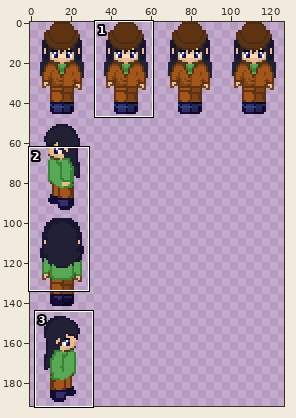
Pixel-art file, stored at assets/main/spritesheet ikon.ase. Above, an overview of the earlier version with the close-up marked.
Close-up. As it was:
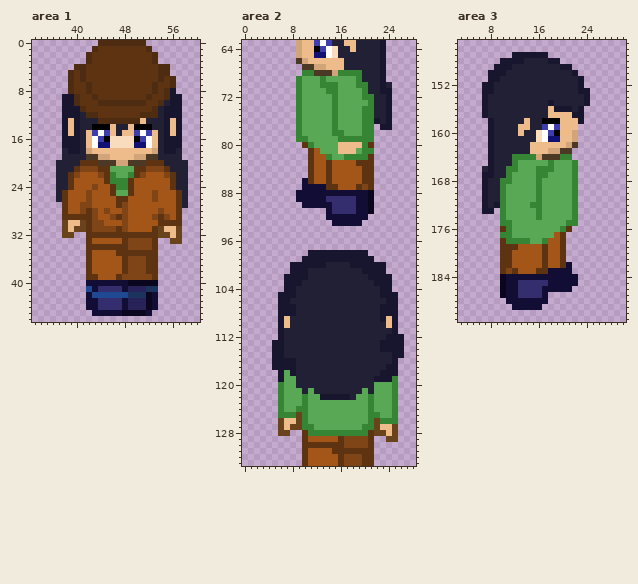
128x192 pixels, 1 frame. Shown: area 1: x 33..60, y 0..46; area 2: x 0..28, y 63..133; area 3: x 3..30, y 145..191. The wide view leaves out empty margins.
After the commit:
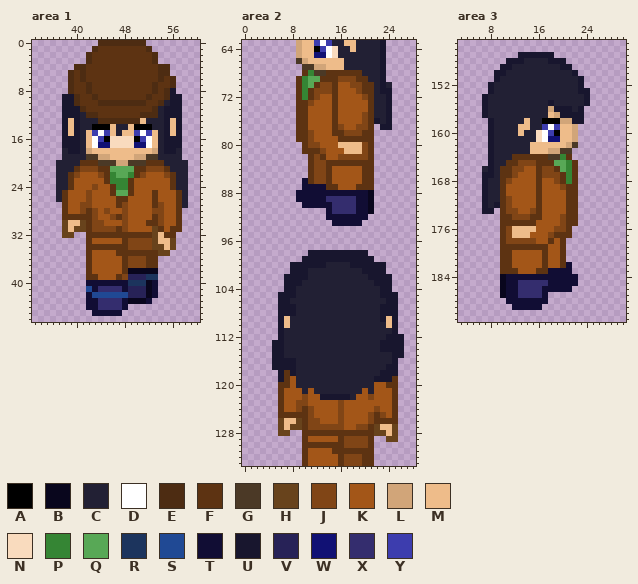
Palette (. is transparent): A #000000  B #09061d  C #222034  D #ffffff  E #4d2c12  F #5d3312  G #4b3926  H #68431c  J #804516  K #a35618  L #d1a579  M #eebc8a  N #f9dbbe  P #358534  Q #58a856  R #1c345d  S #204994  T #110d34  U #18162e  V #272257  W #111174  X #342d6e  Y #3d3dae
Edits made:
Area 1, layers "Layer 2", "Layer 1":
y 25..26: x 53 J -> F
y 27: x 53..54 KK -> FJ
y 28: x 53 K -> J
y 29: x 53..55 JFJ -> FJK
y 30: x 52..56 KKFFF -> FFJKK
y 31: x 53..57 FHMMH -> HFKFF
y 32: x 53..57 FHHMH -> HMFF.
y 33: x 53..55 F.. -> HMM; x 57 H -> .
y 34: x 53..56 F... -> HHMH
y 35: x 54..55 .. -> HH
y 38: x 49..53 JJJFF -> BBBBB
y 39: x 49..53 JJJJF -> VVVRR
y 40: x 49..51 BBB -> RRR; x 53 B -> T
y 41: x 52..53 RR -> BT
y 42: x 49..51 RRR -> VVV
y 43: x 49..53 VVVBT -> BBBT.
y 44: x 49..53 VVVBT -> .....
y 45: x 48..52 BBBBT -> .....
Area 2, layers "Layer 2", "Layer 1":
y 68: x 10 P -> F; x 14..19 GLPPPP -> FFFFFF
y 69: x 9..10 PQ -> FP; x 13..20 PQQQQQPC -> FFFJJJFF
y 70: x 9..10 PQ -> FP; x 12..21 QPPPQQQPPC -> FJJFKKJJFF
y 71: x 9..21 PQQQQPPQQQQPC -> FPFJJJFKKKJFF
y 72: x 9..21 PQQQQQPQQQQPP -> FPFJKKFKKKKJF
y 73: x 9..21 PQQQQQPQQQQQP -> FFJKKKFKKKKKF
y 74: x 9..21 PQQQQQPQQQQPP -> FFKKKKFKKKKKF
y 75..76: x 9..21 PQQQQQPQQQQPP -> FFKKKKFKKKKJF
y 77: x 9..21 PQQQQQPQQQQPP -> FFKKKKFJKKJJF
y 78: x 9..21 PQQQQQPPQQQPP -> FFJKKKFFJJJFF
y 79: x 9..21 PPQQQQQPPPPPP -> FFJKKKKFFFFFF
y 80: x 11..15 PQQQQ -> JJKKK; x 20 P -> J
y 81: x 10 . -> F; x 12..16 KQQQM -> FJKKK; x 19..21 QPP -> MJF
y 82: x 12..20 KKPQQPPPP -> JFKKJJJJJ
y 83: x 12..13 KK -> JJ; x 15..18 KKKK -> FFFF
y 84..86: x 12..13 KK -> JJ
y 87: x 20 J -> F
y 118: x 7 Q -> F
y 119: x 7..8 QQ -> FK; x 25 P -> F
y 120: x 6..8 PQQ -> FFK; x 22..25 QQQP -> KKFF
y 121: x 6..9 PQQQ -> FKKK; x 11 Q -> K; x 20 Q -> K; x 22..25 QQQP -> KKKF
y 122: x 6..12 PQQQPQQ -> FKKKJKK; x 19..25 QQPQQQP -> KKJKKKF
y 123: x 6..25 PQQQPQQQQQQQQQQPQQQP -> FKKJJKKKKKJKKKKKKKKF
y 124: x 6..25 PQQPPQQQQQQQQQQPQQQP -> FKKJFJKKKKJKKKKKJKKF
y 125: x 6..25 PPPHPQQQQQQQQQQPPQQP -> FFFFFJKKKKJKKKKJFJKF
y 126: x 10..25 PQQQQQQQQQQPHPPP -> FJJKKKJKKKKJFFFF
y 127: x 10..21 PPQQQQQQQQPP -> FJJJJJJKKJJF
y 128: x 11..20 PPPPPPPPPP -> FFFFFFFFFF
Area 3, layers "Layer 2", "Layer 1":
y 147: x 12 U -> .; x 18 . -> U
y 148: x 10 U -> .; x 20 . -> U
y 149: x 9 U -> .
y 150..151: x 8 U -> .
y 152..153: x 7 U -> .
y 156: x 18 M -> L
y 157: x 19..21 MMM -> LUU
y 158: x 20..22 MMM -> LLU
y 159: x 22 M -> L
y 164: x 12..17 PPPPLG -> FFFFFF; x 21 P -> F
y 165: x 11..18 CPQQQQQP -> FFJJJFFF; x 21..22 QP -> PF
y 166: x 10..19 CPPQQQPPPQ -> FFJJKKFJJF; x 21..22 QP -> PF
y 167: x 10..22 CPQQQQPPQQQQP -> FFJKKKFJJJFPF
y 168: x 10..22 PPQQQQPQQQQQP -> FJKKKKFKKJFPF
y 169: x 10..22 PQQQQQPQQQQQP -> FKKKKKFKKKJFF
y 170: x 10..22 PQQQQQPQQQQQP -> FKKKKKFKKKKFF
y 171: x 10..22 PQQQQQPQQQQQP -> FJKKKKFKKKKFF
y 172: x 10..22 PQQQQPPQQQQQP -> FJKKKKFKKKKFF
y 173: x 10..22 PQQQQQPQQQQQP -> FJJKKJFKKKKFF
y 174: x 10..22 PQQQQQPQQQQQP -> FFJJJFFKKKJFF
y 175: x 10..22 PPQQQQQQQQQPP -> FFFFFFKKKKJFF
y 176: x 11..20 PQQQQQQQQP -> JMMMMKKKJJ
y 177: x 10..19 PPQQQQQQQK -> FJMMMKKKJF; x 21 . -> F
y 178: x 11..18 PPPPQQPK -> JJJJJKKF
y 179: x 13..16 KKKK -> FFFF
y 183: x 11 J -> F
Changed places in both close-ups, as pixel boxes (x1, y1, x2, y2):
changed: (122, 190, 182, 316)
changed: (296, 70, 374, 184)
changed: (362, 184, 368, 190)
changed: (278, 370, 398, 436)
erased: (482, 52, 518, 94)
added: (548, 52, 566, 64)
changed: (548, 106, 578, 130)
changed: (500, 154, 578, 274)
